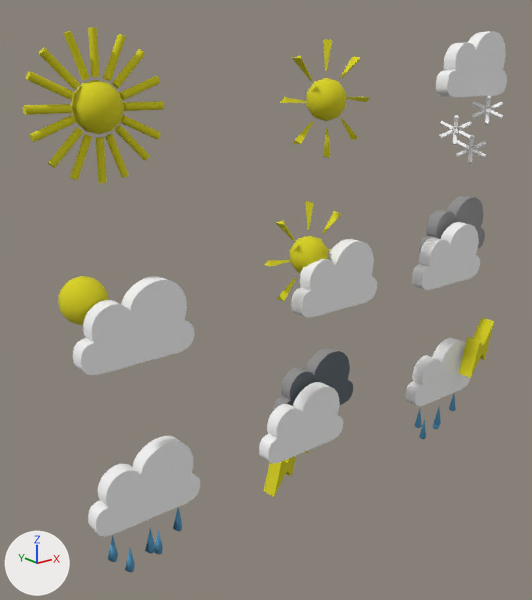
An edit to the glTF model sunny.glb, drawn before and after from the same camera.
The view is the same before and after, from a 50 mm camera at (-75.1, -200.8, 132.7) aimed at (21.4, -80.3, 84.5). Every picture has the same lights, and +X, +Y and +Z are marked at lower left. Where no turn or scale is listed for an object, it has been applied to the vertices.

Script lines for the objects in view, before the commit:
```python
ob_cloud_cloud_0 = bpy.data.objects.new('cloud_cloud_0', me_cloud_cloud_0)
ob_cloud_cloud_0.location = (-16.3, -89.0, 89.9)
ob_cloudly_cloudly_0 = bpy.data.objects.new('cloudly_cloudly_0', me_cloudly_cloudly_0)
ob_cloudly_cloudly_0.location = (75.7, -86.7, 91.4)
ob_lighting_lighting_0 = bpy.data.objects.new('lighting_lighting_0', me_lighting_lighting_0)
ob_lighting_lighting_0.location = (30.1, -84.2, 58.6)
ob_rain_lighting_rain_lighting_0 = bpy.data.objects.new('rain_lighting_rain&lighting_0', me_rain_lighting_rain_lighting_0)
ob_rain_lighting_rain_lighting_0.location = (72.7, -89.1, 55.6)
ob_rain_rain_0 = bpy.data.objects.new('rain_rain_0', me_rain_rain_0)
ob_rain_rain_0.location = (-15.9, -88.9, 55.2)
ob_snow_snow_0 = bpy.data.objects.new('snow_snow_0', me_snow_snow_0)
ob_snow_snow_0.location = (76.3, -89.7, 124.9)
ob_sun_2_sun_2_3_0 = bpy.data.objects.new('sun_2_sun_2.3_0', me_sun_2_sun_2_3_0)
ob_sun_2_sun_2_3_0.location = (33.2, -85.6, 126.7)
ob_sun_3_sun_3_0 = bpy.data.objects.new('sun_3_sun_3_0', me_sun_3_sun_3_0)
ob_sun_3_sun_3_0.location = (-22.1, -82.8, 93.4)
ob_sun_sun_1_0 = bpy.data.objects.new('sun_sun.1_0', me_sun_sun_1_0)
ob_sun_sun_1_0.location = (-18.3, -85.6, 135.3)
# also in view: 'sun_cloud_sun&cloud_0' at (31.4, -86.1, 94.2)
```
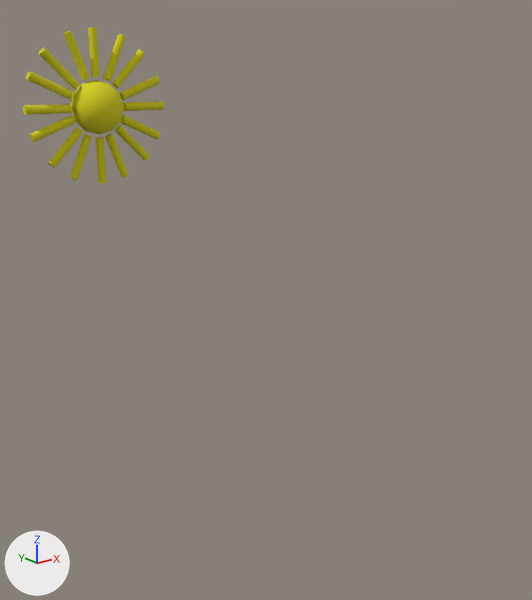
The newer file is also turned or shifted as a whole; pictures and numbers use the older file's frame.

What differs and where, as boxes (x1, y1, x2, y2) in the pictures (532 x 600 px):
'cloud_cloud_0', deleted: before (73, 276, 194, 375)
'rain_rain_0', deleted: before (88, 436, 200, 572)
'lighting_lighting_0', deleted: before (259, 348, 353, 497)
'sun_cloud_sun&cloud_0', deleted: before (264, 201, 377, 317)
'cloudly_cloudly_0', deleted: before (412, 196, 485, 290)
'snow_snow_0', deleted: before (436, 31, 507, 164)
'rain_lighting_rain&lighting_0', deleted: before (405, 318, 494, 439)
'sun_2_sun_2.3_0', deleted (yellow): before (280, 39, 370, 157)
'sun_3_sun_3_0', deleted (yellow): before (58, 276, 109, 325)

The change in detail:
Object 'cloud_cloud_0' (ob_cloud_cloud_0) is deleted.
Object 'cloudly_cloudly_0' (ob_cloudly_cloudly_0) is deleted.
Object 'lighting_lighting_0' (ob_lighting_lighting_0) is deleted.
Object 'rain_rain_0' (ob_rain_rain_0) is deleted.
Object 'rain_lighting_rain&lighting_0' (ob_rain_lighting_rain_lighting_0) is deleted.
Object 'snow_snow_0' (ob_snow_snow_0) is deleted.
Object 'sun_2_sun_2.3_0' (ob_sun_2_sun_2_3_0) is deleted.
Object 'sun_3_sun_3_0' (ob_sun_3_sun_3_0) is deleted.
Object 'sun_cloud_sun&cloud_0' (ob_sun_cloud_sun_cloud_0) is deleted.
